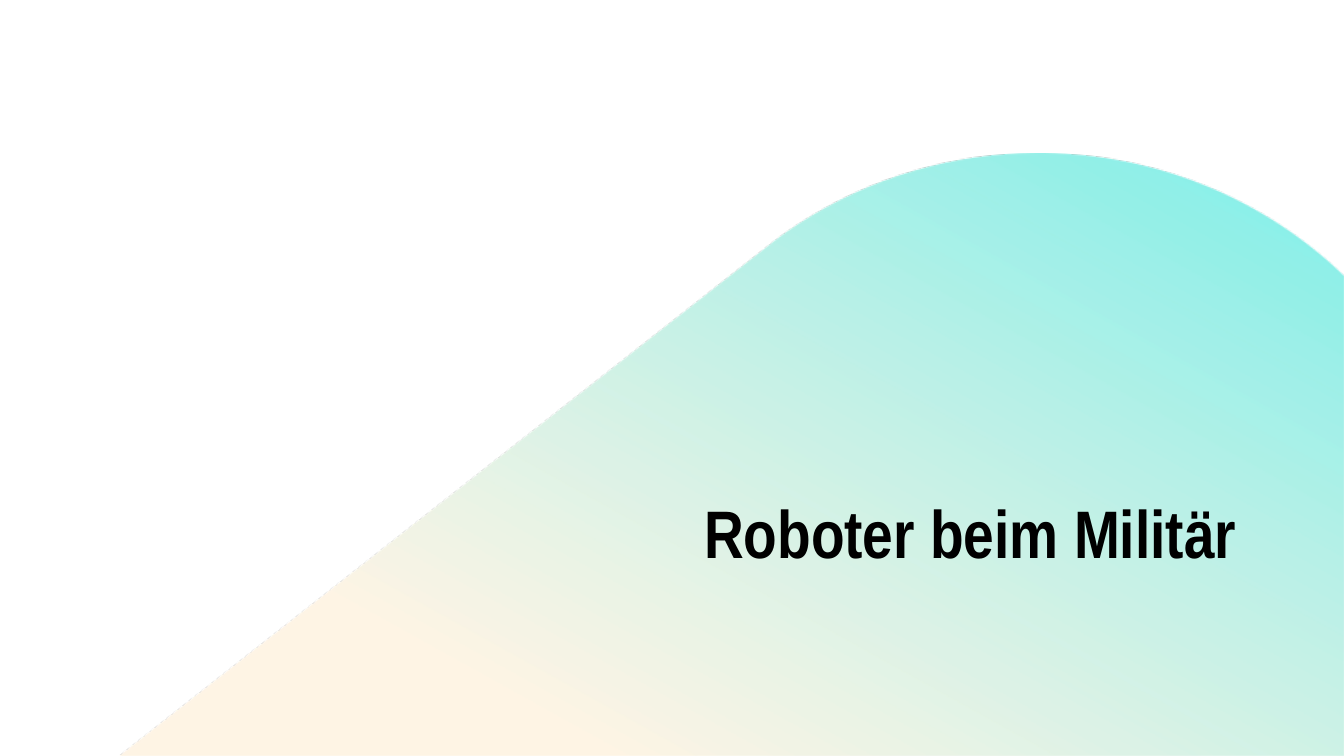
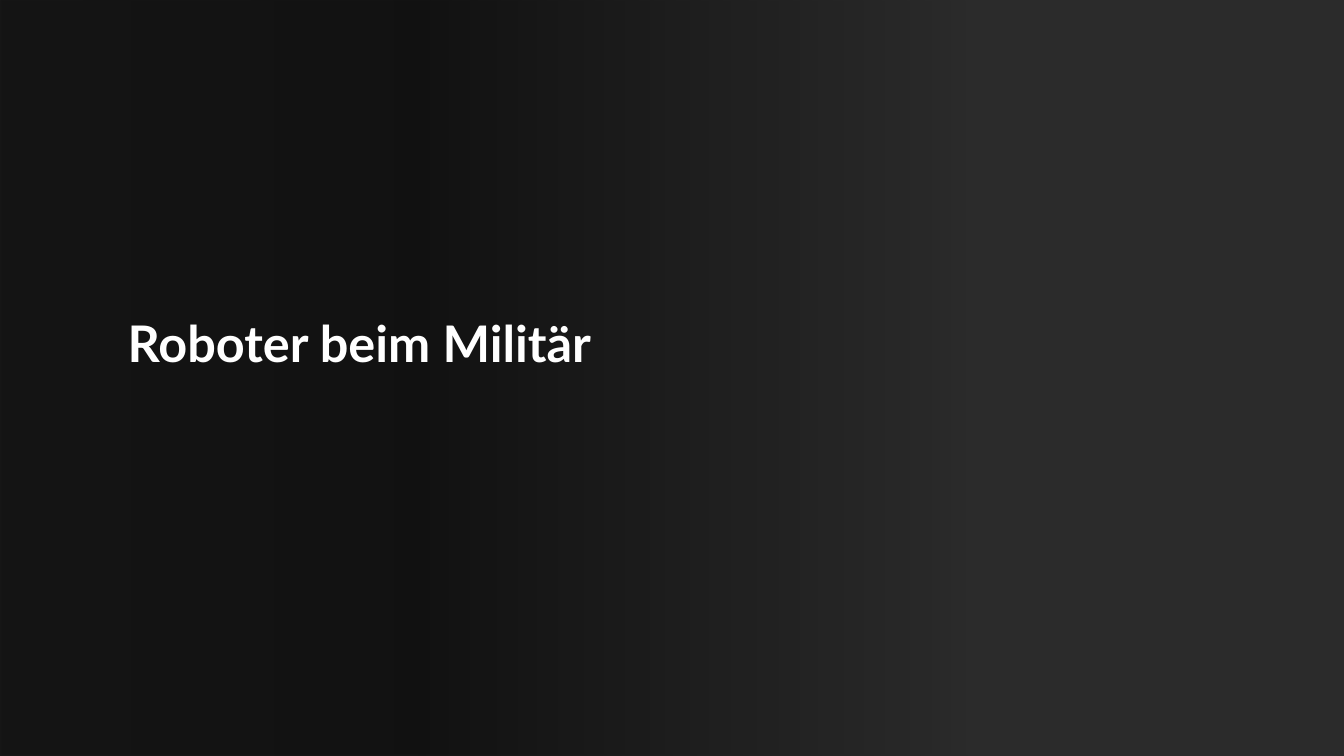
Before and after one commit to DavidSt2023/Danger_Gang_GVI, a slide deck: slide 1 of Nebenfächer/DIN/Ethik/RoboterEthik.pptx. Drawn at 1344x756 pixels with LibreOffice and Linux fonts; fonts in the diff are those of the drawing; background and template pictures are left out; a plain dark background stands for a picture behind light text. Boxes give left, top, right and bottom in pixels: in the first picture for what was removed or moved away, otherwise in the second. Text is boxed around its words. In the diff, an @@ line names an element or a change of style, - is before the commit and + after.

```diff
--- a/Nebenfächer/DIN/Ethik/RoboterEthik.pptx
+++ b/Nebenfächer/DIN/Ethik/RoboterEthik.pptx
@@ rectangle added at (x1=0, y1=0, x2=968, y2=756), fill gradient #000000 @@
@@ freeform shape removed at (x1=109, y1=149, x2=1344, y2=756) @@
@@ title "Roboter beim Militär" moved from (x1=704, y1=509, x2=1236, y2=559) to (x1=128, y1=324, x2=591, y2=363) @@
@@ title "Roboter beim Militär" at (x1=128, y1=324, x2=591, y2=363): size 48 to 36 pt, font Arial Narrow to Lato, text colour #000000 to #FFFFFF; alignment right to left @@
@@ freeform shape removed at (x1=639, y1=373, x2=1344, y2=756) @@
@@ freeform shape added at (x1=639, y1=373, x2=1344, y2=756), fill gradient #FEEFD9 to #58EAE3 @@
```
Also in this commit, not shown: 4 other slides changed, 2 slides added.
